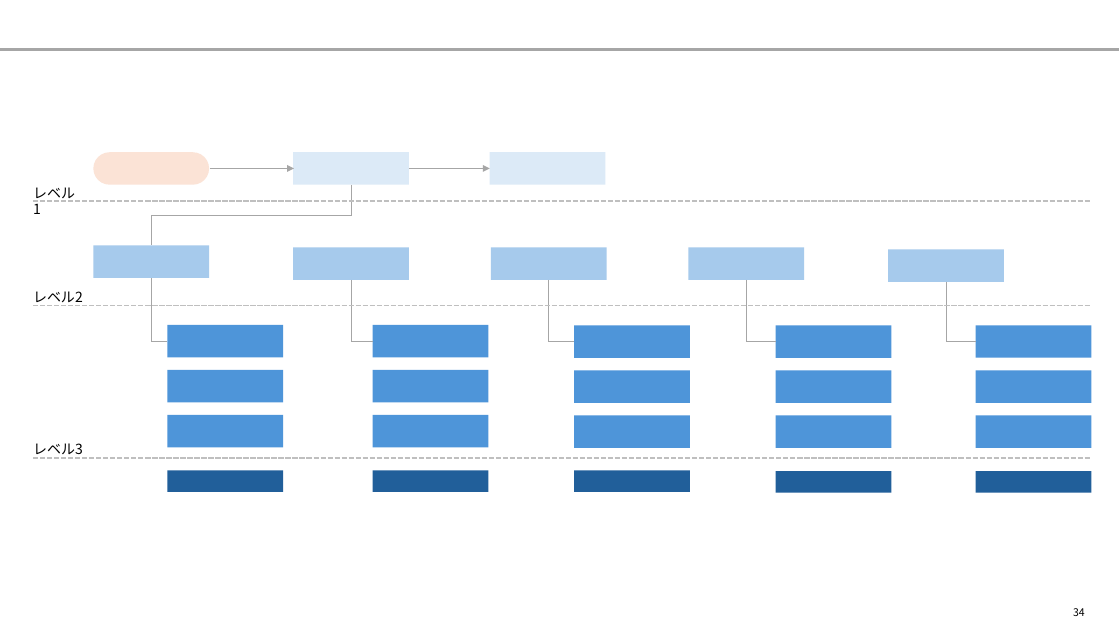
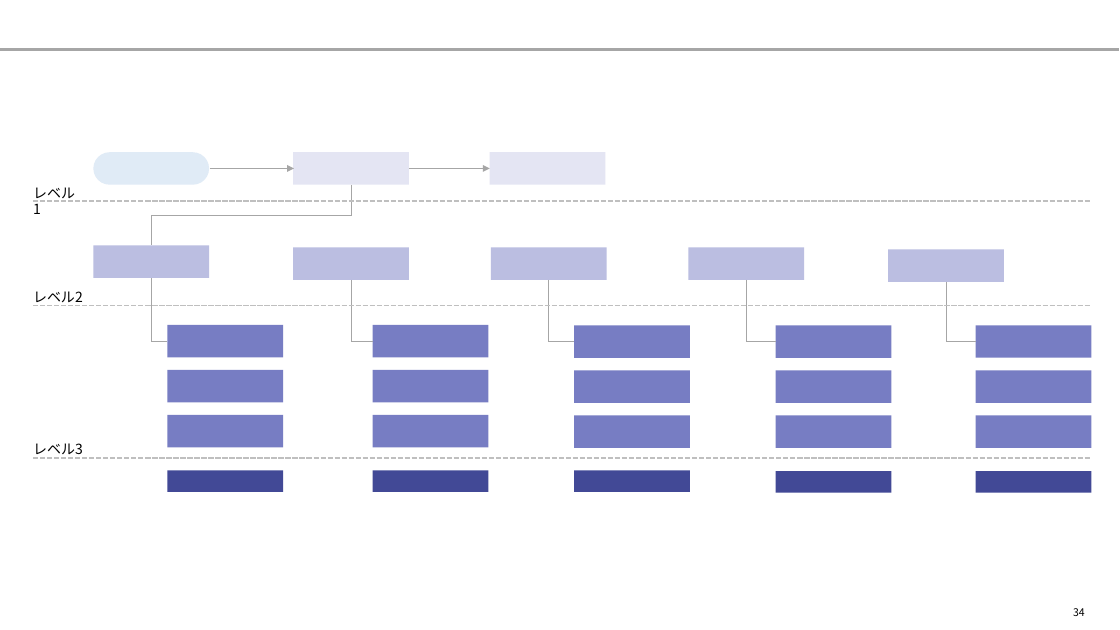
Before and after one commit to yuzucha16/dotfiles, a slide deck: slide 34 of office/Blank.potx. Drawn at 1120x630 pixels with LibreOffice and Linux fonts; fonts in the diff are those of the drawing. Boxes give left, top, right and bottom in pixels: in the first picture for what was removed or moved away, otherwise in the second. Text is boxed around its words. In the diff, an @@ line names an element or a change of style, - is before the commit and + after.

```diff
--- a/office/Blank.potx
+++ b/office/Blank.potx
@@ rounded rectangle at [93,152,209,185]: fill #FBE3D6 to #E0EBF6 @@
@@ fill #A6CAEC to #BBBEE1 in 5 elements at [93,245,209,278], [293,248,409,281], [491,248,607,281], [688,248,804,281], [888,250,1004,282] @@
@@ fill #4E95D9 to #777DC3 in 15 elements at [167,325,283,358], [167,371,283,403], [167,415,283,448], [373,325,489,358], [373,371,489,403], [373,415,489,448], [575,325,691,358], [575,371,691,403], [575,416,691,449], [776,325,891,358], [776,371,891,403], [776,416,891,449], [975,325,1091,358], [975,371,1091,403], [975,415,1091,448] @@
@@ fill #215F9A to #424996 in 5 elements at [167,471,283,492], [373,471,489,492], [575,471,691,492], [776,471,891,493], [975,471,1091,493] @@
```
Also in this commit, not shown: 18 other slides changed.
